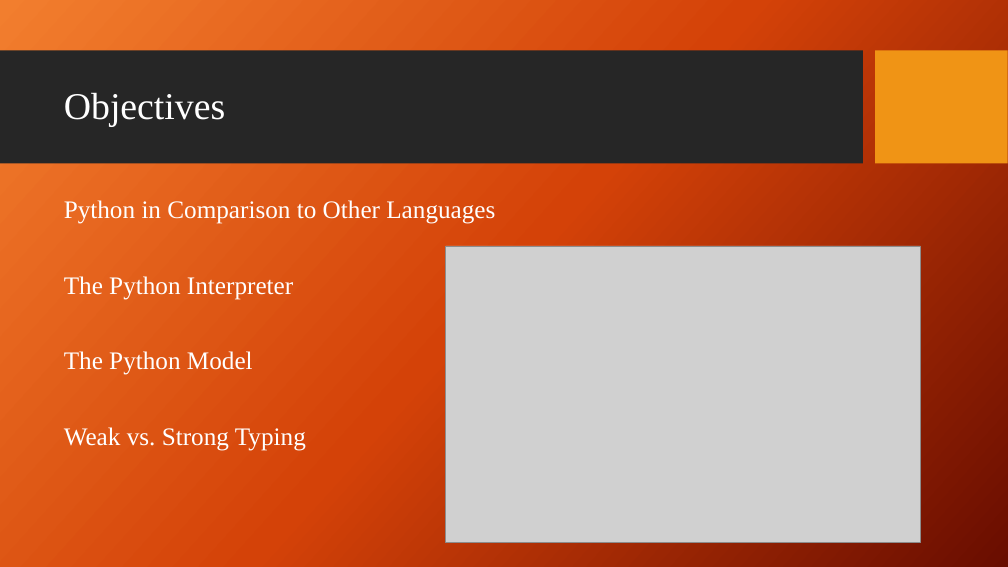
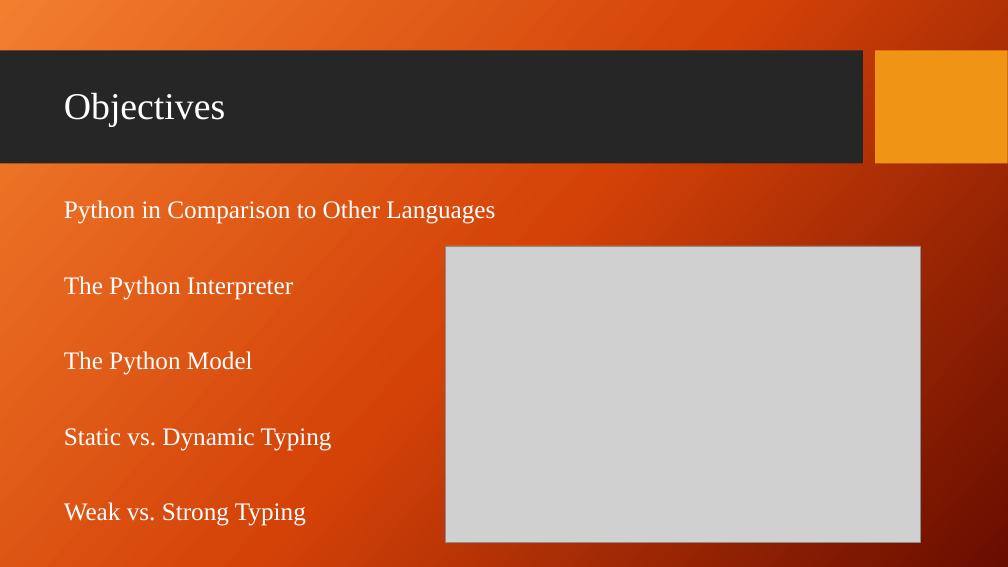
Before and after one commit to giganano/PythonBootcamp, a slide deck: slide 2 of slides/context.pptx. Drawn at 1008x567 pixels with LibreOffice and Linux fonts; fonts in the diff are those of the drawing; grey boxes stand for pictures; background and template pictures are left out. Boxes give left, top, right and bottom in pixels: in the first picture for what was removed or moved away, otherwise in the second. Text is boxed around its words. In the diff, an @@ line names an element or a change of style, - is before the commit and + after.

```diff
--- a/slides/context.pptx
+++ b/slides/context.pptx
@@ text at <box>64,428,332,451</box>: paragraph added @@
+Static vs. Dynamic Typing
```
Also in this commit, not shown: 2 other slides changed, 1 slide added, 2 other files.
